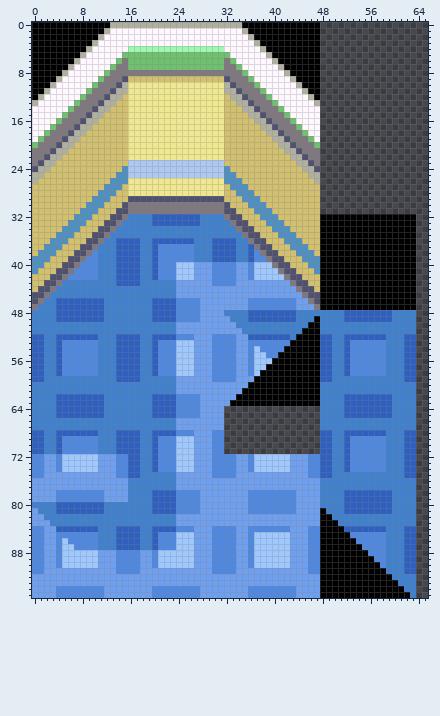
One commit to this sprite sheet: team15duckD2D/image/tile/tile_09.png. The picture above was drawn from the file before the commit.
The file is 384x384 pixels, drawn in blocks of 4x4; one block is one cell here. Shown: x 0..65, y 0..95.
And afterwards:
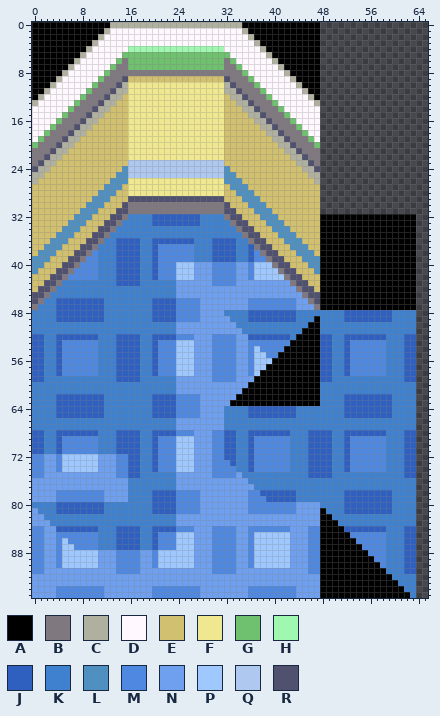
Palette (. is transparent): A #000000  B #7f787f  C #b0b0a0  D #fff8ff  E #d0c06f  F #f0e890  G #6fc06f  H #a0f8b0  J #2f60bf  K #3f80cf  L #5090c0  M #4f88e0  N #6fa0ef  P #9fc8ff  Q #afc8f0  R #50506f
From old to new:
@@ x 30..49 @@
 63 NNNAAAAAAAAAAAAAAAKK
-64 NN................KK
-65 NN................KK
-66 NN................KK
-67 NN................KK
-68 MM................JJ
-69 MM................JJ
-70 MM................JJ
-71 MM................JJ
-72 MMMMNNMPPPPPPNNNMMJJ
-73 MMMMNNMPPPPPPNNNMMJJ
-74 MMMMNNMPPPPPPNNNMMJJ
-75 MMMMNNNNNNNNNNNNMMJJ
-76 NNNNNNNNNNNNNNNNNNKK
-77 NNNNNNNNNNNNNNNNNNKK
-78 NNNNNNMMMMMMMMNNNNKK
-79 NNNNNNMMMMMMMMNNNNKK
+64 NNKKKKJJJJJJJJKKKKKK
+65 NNKKKKJJJJJJJJKKKKKK
+66 NNKKKKKKKKKKKKKKKKKK
+67 NNKKKKKKKKKKKKKKKKKK
+68 MMJJKKJJJJJJJKKKJJJJ
+69 MMJJKKJMMMMMMKKKJJJJ
+70 MMJJKKJMMMMMMKKKJJJJ
+71 MMJJKKJMMMMMMKKKJJJJ
+72 MMJJKKJMMMMMMKKKJJJJ
+73 MMMJKKJMMMMMMKKKJJJJ
+74 MMMMKKJMMMMMMKKKJJJJ
+75 MMMMNKKKKKKKKKKKJJJJ
+76 NNNNNNKKKKKKKKKKKKKK
+77 NNNNNNNKKKKKKKKKKKKK
+78 NNNNNNMMJJJJJJKKKKKK
+79 NNNNNNMMMJJJJJKKKKKK
 80 NNNNNNMMMMMMMMNNNNKK
